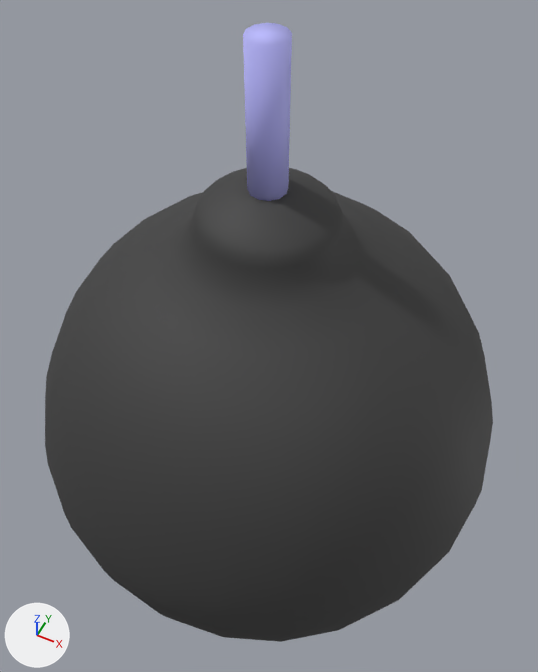
An edit to the FBX model working/subahu/bomb/bomb.fbx, drawn before and after from the same camera.
One viewpoint serves both versions: a camera (50 mm lens) standing at (0.241, -0.48, 1.014) and looking at (-0.007, 0.017, 0.391). The lights are fixed; the arrows at lower left show +X, +Y and +Z. Where no turn or scale is listed for an object, it has been applied to the vertices.

Objects in the first picture: 'bomb', 'bomb_thread'.
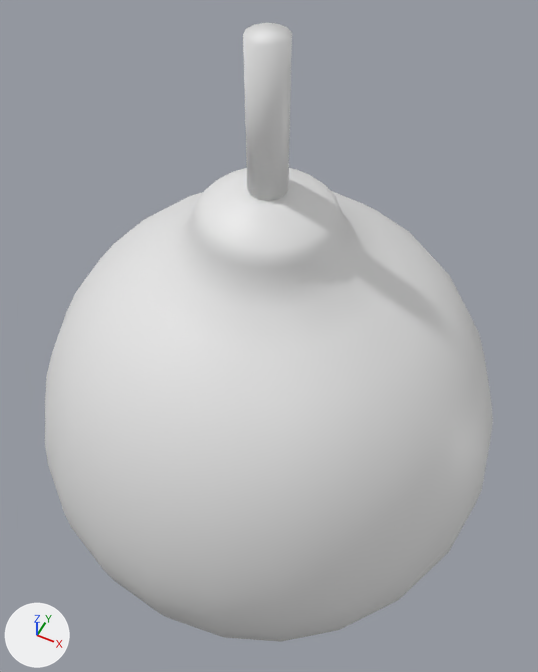
The change in detail:
me_cylinder has 24 vertices, 14 faces and spans x -0.018..0.018, y -0.018..0.018, z -0.076..0.076.
me_cylinder no longer uses material mat_thread (blue #bab9ff).
me_circle has 650 vertices, 648 faces and spans x -0.262..0.262, y -0.262..0.262, z 0.0..0.609.
me_circle no longer uses material mat_black (black #3d3d3d).

Boxes (x1, y1, x2, y2) around the edits, measured in the pictures (538 x 672 px):
'bomb', recoloured (grey to white): (45, 168, 493, 642) in both
'bomb_thread', recoloured (blue to grey): (243, 23, 292, 201) in both
